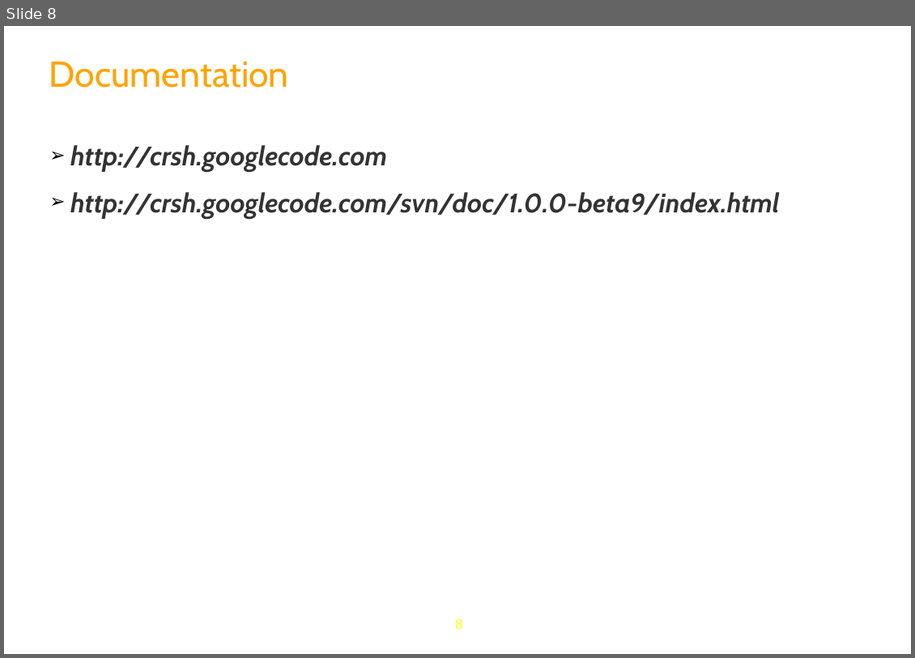
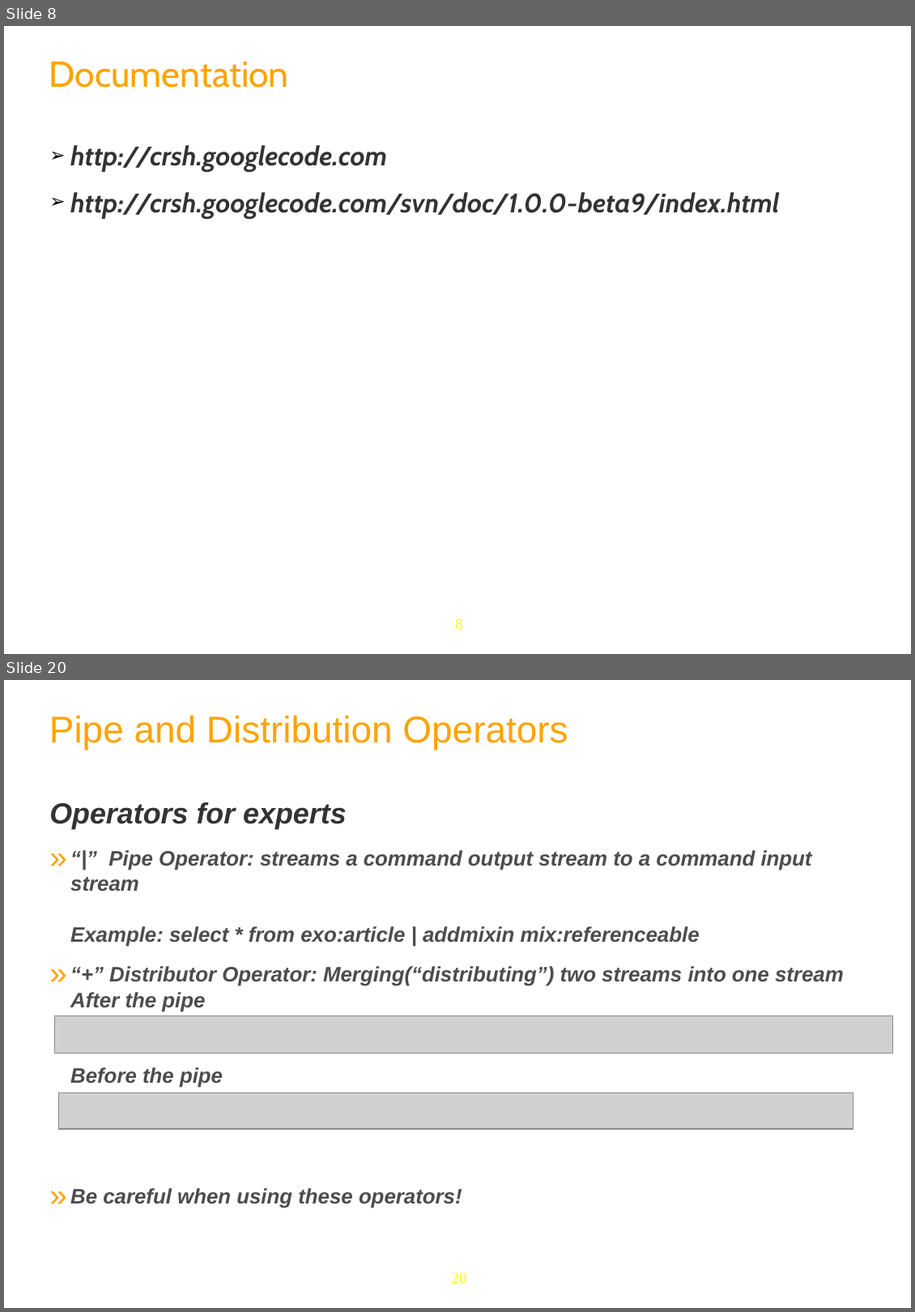
Before and after one commit to anhvurz90/training, a slide deck: exo-developer/420-crash/slides/420-CRaSH-XDev-en.pptx. Shown one above the other, each under a label of ours: slide 8 before the commit, slides 8 and 20 after it; the slides between them are not shown. The pictures are 915x658 and 915x1312 pixels, drawn with LibreOffice and Linux fonts; fonts in the diff are those of the drawing; grey boxes stand for pictures; background and template pictures are left out. Boxes give left, top, right and bottom in pixels: in the first picture for what was removed or moved away, otherwise in the second. Text is boxed around its words. In the diff, an @@ line names an element or a change of style, - is before the commit and + after.

```diff
--- a/exo-developer/420-crash/slides/420-CRaSH-XDev-en.pptx
+++ b/exo-developer/420-crash/slides/420-CRaSH-XDev-en.pptx
@@ slide 20 added at (x1=4, y1=680, x2=911, y2=1308), background #FFFFFF; not listed: 1 template element that a slide beside it also shows @@
@@ text added at (x1=49, y1=715, x2=568, y2=750), 32 pt, text #FFA300 @@
+Pipe and Distribution Operators
@@ text added at (x1=49, y1=802, x2=844, y2=1208), 18 pt, text #4C4C4C, bold, italic @@
+Operators for experts
+» “|” Pipe Operator: streams a command output stream to a command input stream
+  Example: select * from exo:article | addmixin mix:referenceable
+» “+” Distributor Operator: Merging(“distributing”) two streams into one stream
+  After the pipe
+  Before the pipe
+» Be careful when using these operators!
@@ picture added at (x1=54, y1=1016, x2=893, y2=1053) @@
@@ picture added at (x1=59, y1=1093, x2=854, y2=1129) @@
```
Also in this commit, not shown: 9 slides changed, 9 other slides added, 8 other files.
